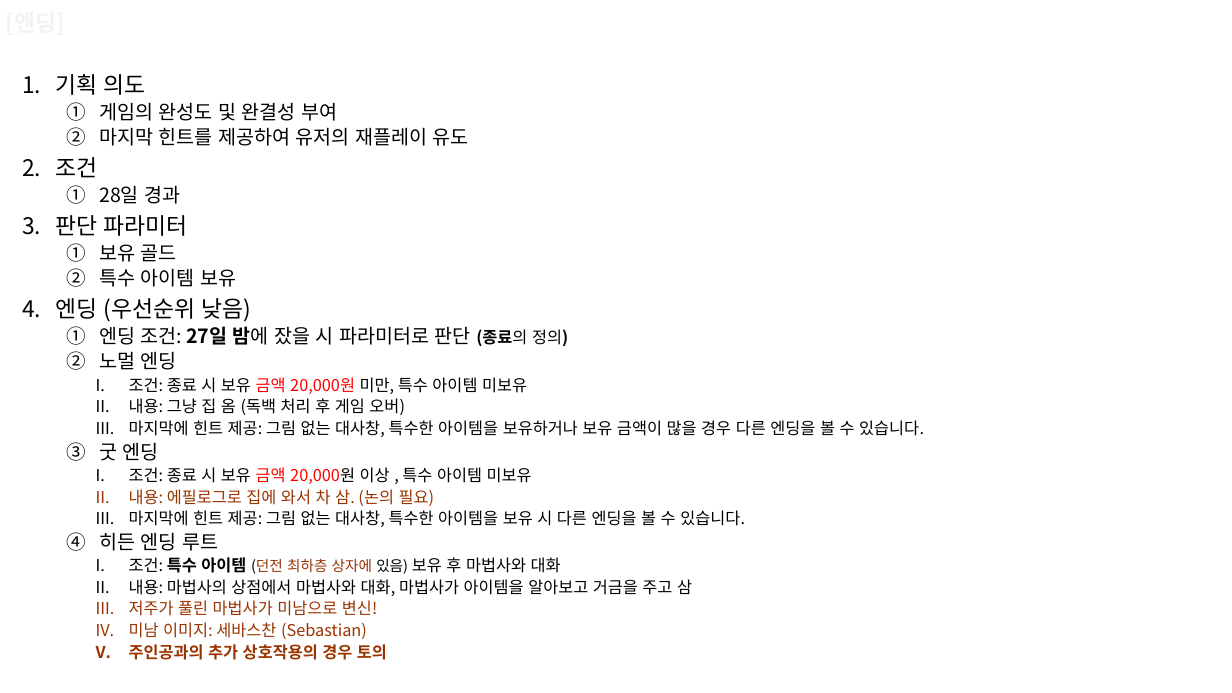
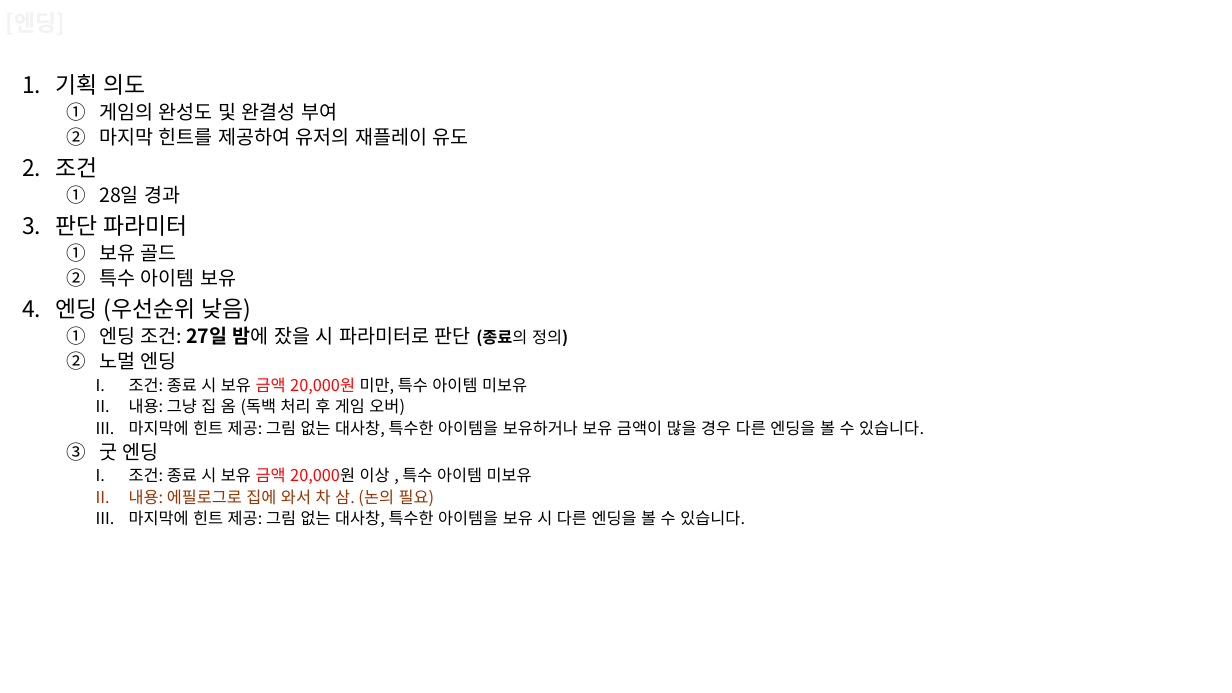
Before and after one commit to ehdrjs4773/teamValley, a slide deck: slide 13 of 기획서/기획서 v1.3.9/스타듀밸리프로젝트v1.4.0.pptx. Drawn at 1232x693 pixels with LibreOffice and Linux fonts; fonts in the diff are those of the drawing; background and template pictures are left out. Boxes give left, top, right and bottom in pixels: in the first picture for what was removed or moved away, otherwise in the second. Text is boxed around its words. In the diff, an @@ line names an element or a change of style, - is before the commit and + after.

```diff
--- a/기획서/기획서 v1.3.9/스타듀밸리프로젝트v1.4.0.pptx
+++ b/기획서/기획서 v1.3.9/스타듀밸리프로젝트v1.4.0.pptx
@@ text at [99,532,692,660]: paragraphs removed @@
-  4. 히든 엔딩 루트
-    I. 조건: 특수 아이템 (던전 최하층 상자에 있음) 보유 후 마법사와 대화
-    II. 내용: 마법사의 상점에서 마법사와 대화, 마법사가 아이템을 알아보고 거금을 주고 삼
-    III. 저주가 풀린 마법사가 미남으로 변신!
-    IV. 미남 이미지: 세바스찬 (Sebastian)
-    V. 주인공과의 추가 상호작용의 경우 토의
```
Also in this commit, not shown: 3 other slides changed, 1 other file.
